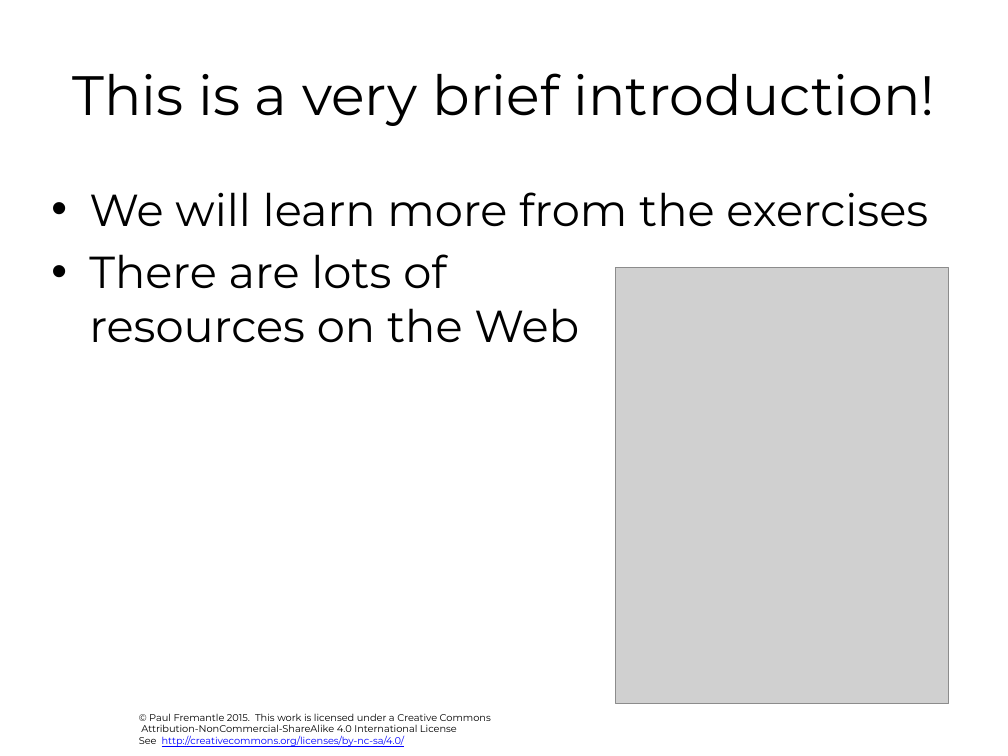
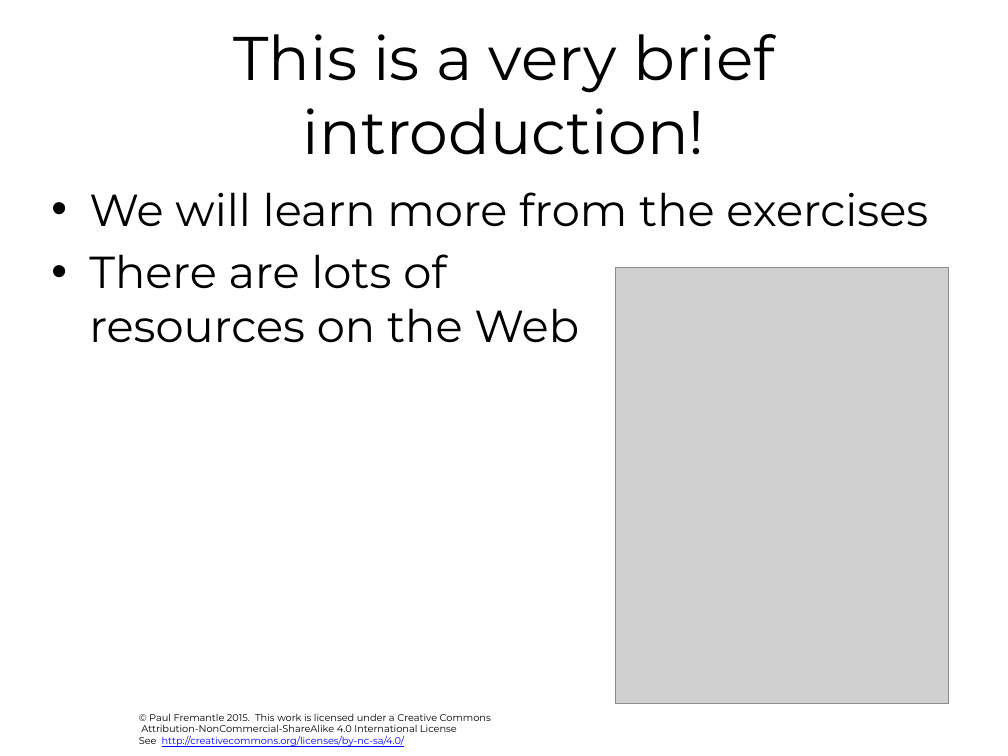
Before and after one commit to julieweeds/BigData, a slide deck: slide 19 of pres-source/04-sql.pptx. Drawn at 1008x756 pixels with LibreOffice and Linux fonts; fonts in the diff are those of the drawing; grey boxes stand for pictures; background and template pictures are left out. Boxes give left, top, right and bottom in pixels: in the first picture for what was removed or moved away, otherwise in the second. Text is boxed around its words. In the diff, an @@ line names an element or a change of style, - is before the commit and + after.

```diff
--- a/pres-source/04-sql.pptx
+++ b/pres-source/04-sql.pptx
@@ title "This is a very brief ..." at box(233, 34, 774, 155): size 39.6 to 44 pt @@
```
Also in this commit, not shown: 3 other slides changed, 1 slide added, 3 other files.
